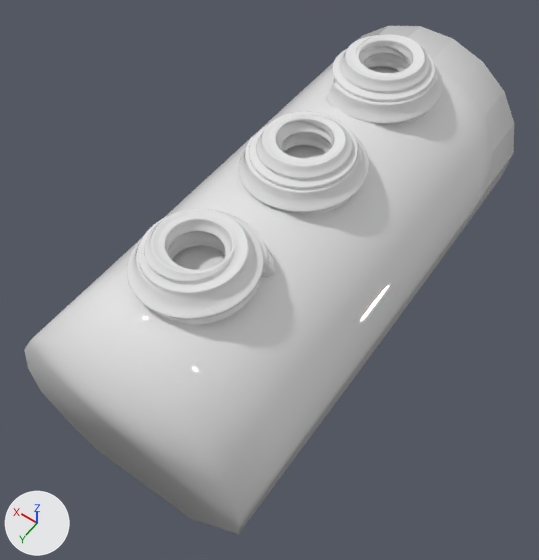
Renders of the FBX model ZooFight-Project/Assets/09.Models/Blocks/Cake_02.fbx from each side of a commit.
The view is the same before and after, from a 50 mm camera at (-1.17, 1.86, 2.98) aimed at (0.01, 0.21, 0.4). The lights are fixed; the arrows at lower left show +X, +Y and +Z. Vertices at the same position are counted once.

Objects in the first picture: 'Cream001', 'Cream002', 'Cream003', 'Object001'.
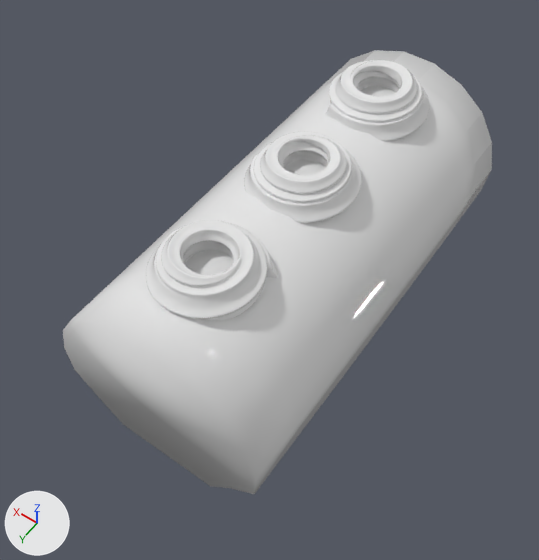
Where the change shows, as pixel boxes (x1, y1, x2, y2) in the pictures (539 x 560 px; the box of a moved part takes in the faces that stretch with it):
'Object001', reshaped, moved, rescaled (12% narrower, 13% shorter): before (24, 26, 514, 534); after (63, 50, 492, 494)
'Cream003', moved, rescaled (11% narrower, 14% shorter): before (127, 208, 275, 325); after (146, 220, 277, 321)
'Cream001', moved, rescaled (10% narrower, 11% shorter): before (239, 111, 369, 214); after (244, 131, 361, 223)
'Cream002', moved, rescaled (11% narrower, 10% shorter): before (326, 34, 443, 124); after (325, 60, 429, 141)
part 1 of me_mesh_003, moved or reshaped: before (28, 356, 212, 525); after (64, 333, 230, 488)
part 2 of me_mesh_003, moved or reshaped: before (24, 270, 301, 534); after (63, 270, 300, 494)
part 3 of me_mesh_003, moved or reshaped: before (322, 26, 514, 221); after (320, 50, 492, 223)

The change, as a list of edits to the scene's bpy script:
```text
Change me_mesh_003:
    where me_mesh_003.from_pydata(...)  # 126 vertices, 248 faces; spans x -20.8..20.8, y -45.0..45.0, z 1.0..36.7
    used by ob_object001; location = (0.0, 0.0, -0.025); scale = (0.0254, 0.0254, 0.0254)
    me_mesh_003 part 1: all 4 vertices in x -10.5..10.4, y 45.0, z 1.0 are moved by (0.0, -2.8, -1.0)
    me_mesh_003 part 2: all 14 vertices in x -20.8..20.8, y 45.0, z 5.2..36.7 are moved by (0.0, -2.8, 0.0)
    me_mesh_003 part 3: all 14 vertices in x -20.8..20.8, y -45.0, z 4.9..36.7 are moved by (0.0, 2.8, 0.0)
Change ob_cream002:
    ob_cream002.location: (0.0, -0.635, 0.761) -> (0.0, -0.584, 0.692)
    ob_cream002.scale: (0.0254, 0.0254, 0.0254) -> (0.0234, 0.0234, 0.0234)
Change ob_object001:
    ob_object001.location: (0.0, 0.0, -0.025) -> (0.0, 0.0, 0.0)
    ob_object001.scale: (0.0254, 0.0254, 0.0254) -> (0.0234, 0.0234, 0.0234)
Change ob_cream001:
    ob_cream001.location: (0.0, 0.0, 0.761) -> (0.0, 0.0, 0.692)
    ob_cream001.scale: (0.0254, 0.0254, 0.0254) -> (0.0234, 0.0234, 0.0234)
Change ob_cream003:
    ob_cream003.location: (0.0, 0.635, 0.761) -> (0.0, 0.584, 0.692)
    ob_cream003.scale: (0.0254, 0.0254, 0.0254) -> (0.0234, 0.0234, 0.0234)
```
